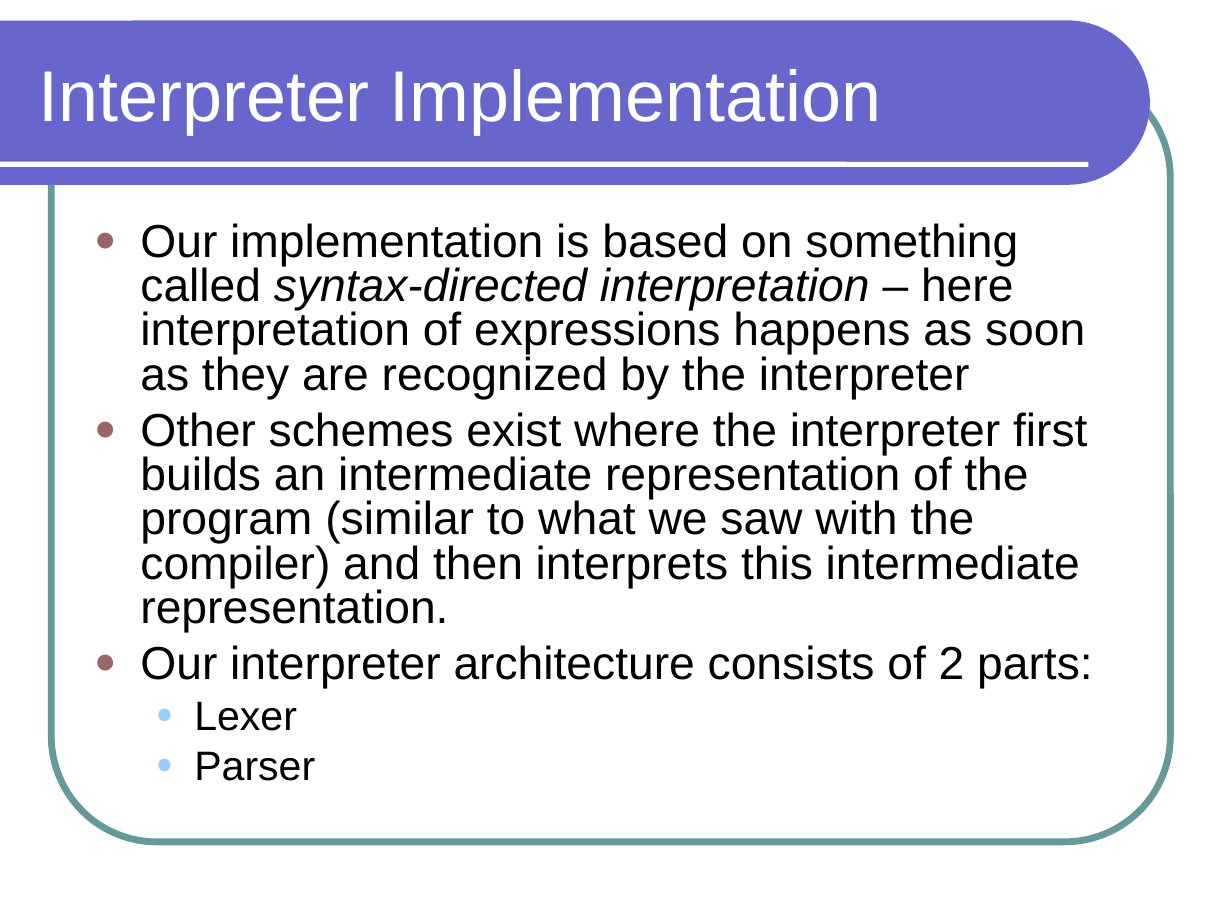
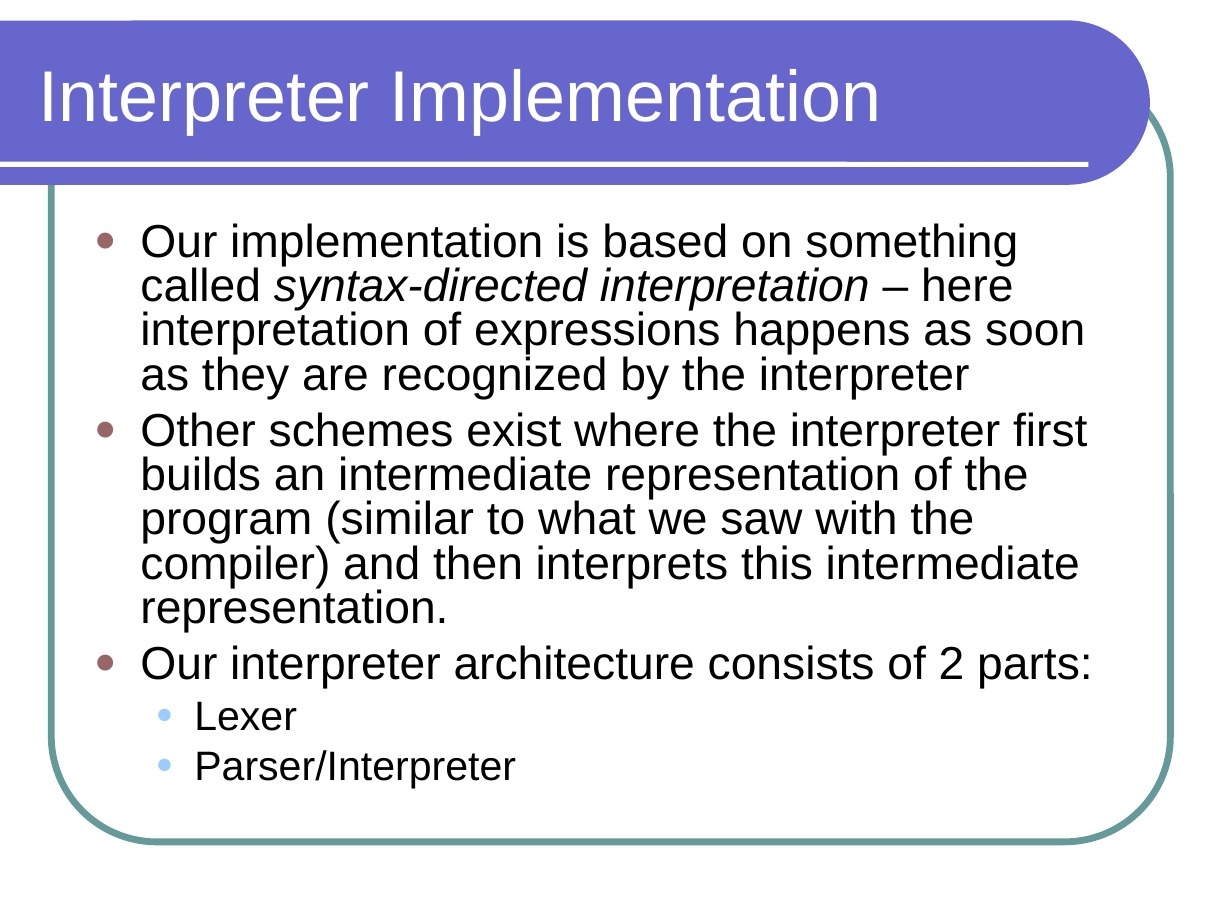
Before and after one commit to lutzhamel/CSC301, a slide deck: slide 7 of notes/csc301-ln012.ppt (slide 8 before the commit). Drawn at 1232x924 pixels with LibreOffice and Linux fonts; fonts in the diff are those of the drawing. Boxes give left, top, right and bottom in pixels: in the first picture for what was removed or moved away, otherwise in the second. Text is boxed around its words. In the diff, an @@ line names an element or a change of style, - is before the commit and + after.

```diff
--- a/notes/csc301-ln012.ppt
+++ b/notes/csc301-ln012.ppt
@@ text at [194, 750, 516, 788]: text changed @@
-  ● Parser
+  ● Parser/Interpreter
```
Also in this commit, not shown: 14 other slides changed, 3 slides added, 1 slide removed, 7 other files.
